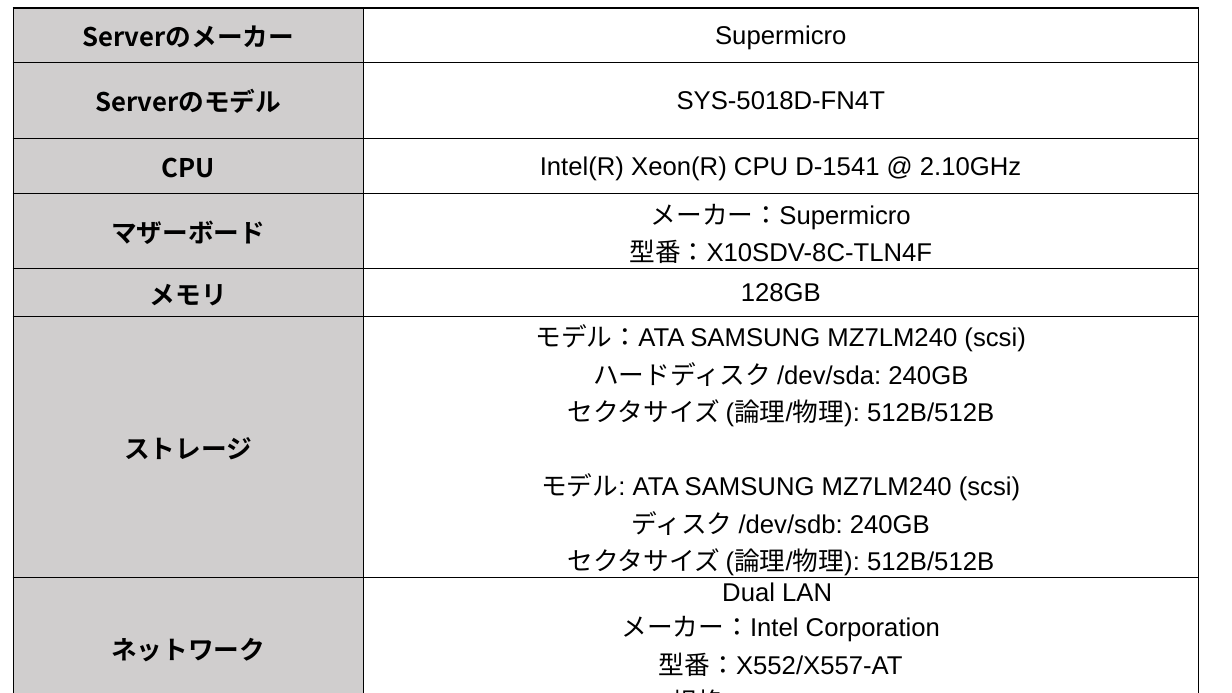
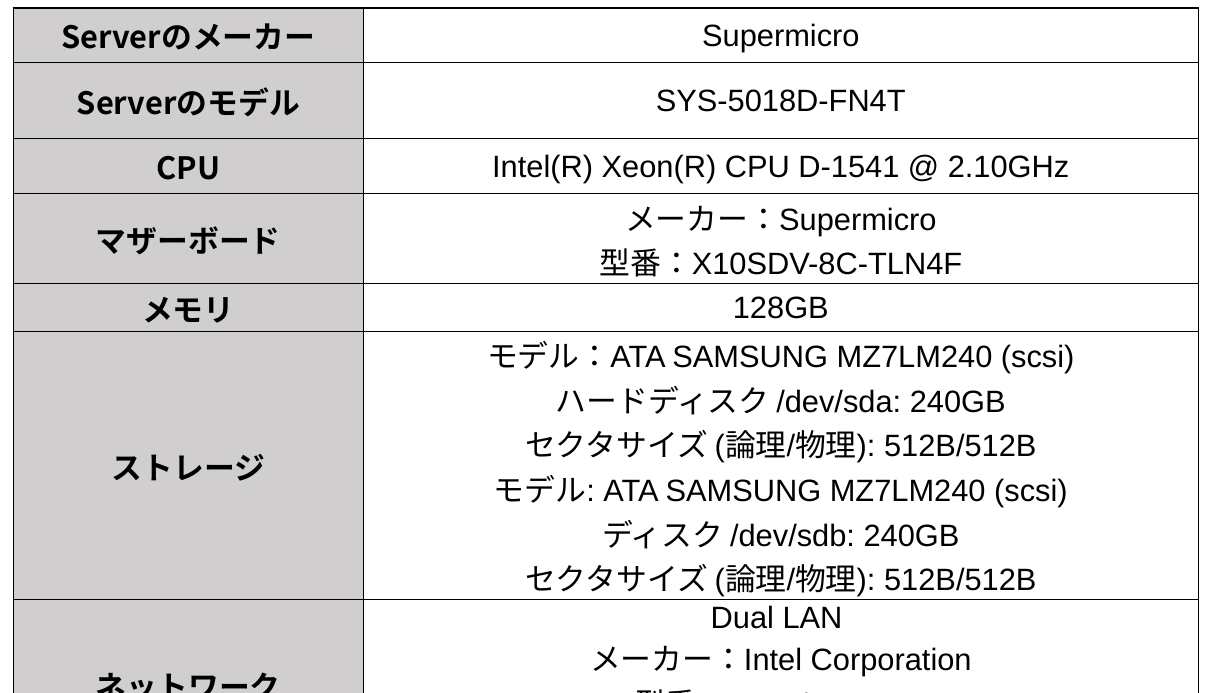
Before and after one commit to Alice-to-Bob/Graduate_School, a slide deck: slide 6 of SUBTHEME/graphs/telework_list.pptx. Drawn at 1232x693 pixels with LibreOffice and Linux fonts; fonts in the diff are those of the drawing. Boxes give left, top, right and bottom in pixels: in the first picture for what was removed or moved away, otherwise in the second. Text is boxed around its words. In the diff, an @@ line names an element or a change of style, - is before the commit and + after.

```diff
--- a/SUBTHEME/graphs/telework_list.pptx
+++ b/SUBTHEME/graphs/telework_list.pptx
@@ table at <box>13,8,1198,688</box> @@
-row 6, column 2: モデル：ATA SAMSUNG MZ7LM240 (scsi) ハードディスク /dev/sda: 240GB セクタサイズ (論理/物理): 512B/512B / モデル: ATA SAMSUNG MZ7LM240 (scsi) ディスク /dev/sdb: 240GB セクタサイズ (論理/物理): 512B/512B
+row 6, column 2: モデル：ATA SAMSUNG MZ7LM240 (scsi) ハードディスク /dev/sda: 240GB セクタサイズ (論理/物理): 512B/512B モデル: ATA SAMSUNG MZ7LM240 (scsi) ディスク /dev/sdb: 240GB セクタサイズ (論理/物理): 512B/512B
@@ size 20 to 24 pt in "Serverのメーカー", "Supermicro", "Serverのモデル", "SYS-5018D-FN4T" and 9 more places @@
```
Also in this commit, not shown: 2 other slides changed, 19 other files.
